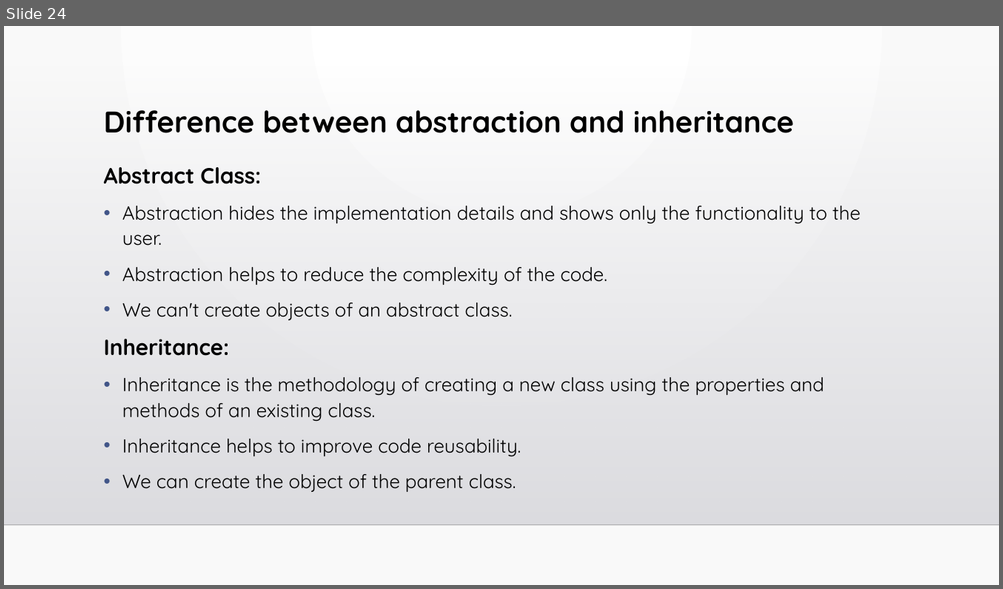
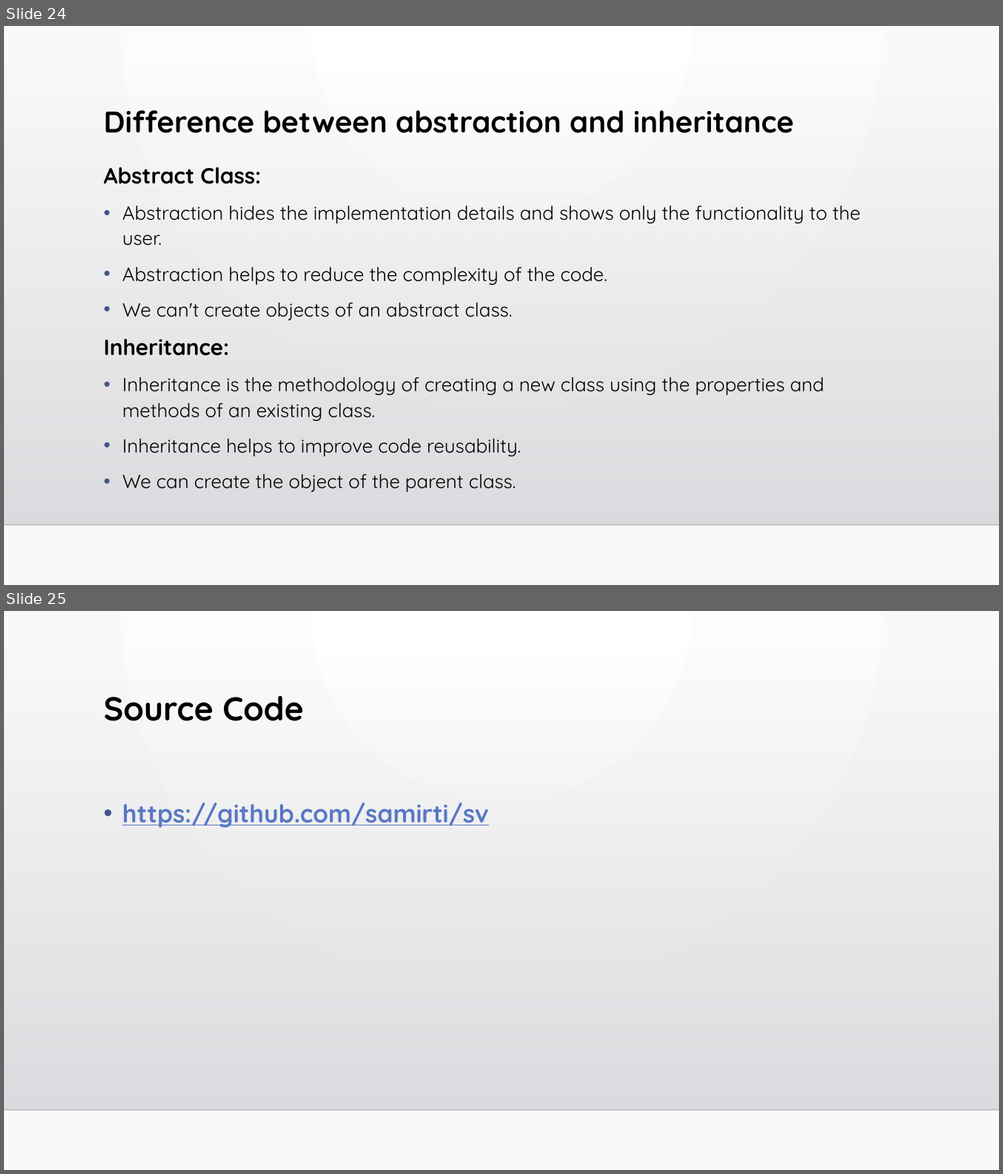
Before and after one commit to samirti/sv, a slide deck: learningSessions.pptx. Shown one above the other, each under a label of ours: slide 24 before the commit, slides 24 and 25 after it. The pictures are 1003x589 and 1003x1174 pixels, drawn with LibreOffice and Linux fonts; fonts in the diff are those of the drawing; background and template pictures are left out. Boxes give left, top, right and bottom in pixels: in the first picture for what was removed or moved away, otherwise in the second. Text is boxed around its words. In the diff, an @@ line names an element or a change of style, - is before the commit and + after.

```diff
--- a/learningSessions.pptx
+++ b/learningSessions.pptx
@@ slide 25 added at [4,611,999,1170], background gradient #FFFFFF to #FAFAFA; not listed: 2 template elements that a slide beside it also shows @@
@@ title added at [104,696,304,721], 32 pt, text #000000, bold @@
+Source Code
@@ text added at [122,803,489,828], 24 pt, text #5977C4, bold, underline @@
+• https://github.com/samirti/sv
```
Also in this commit, not shown: 8 slides changed, 1 other slide added.
